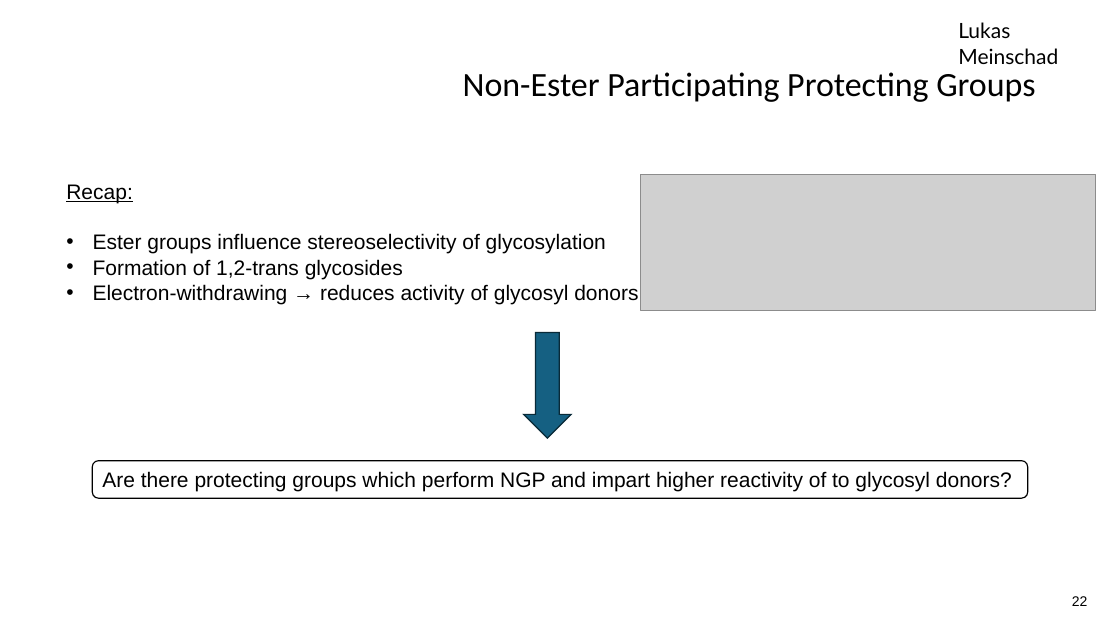
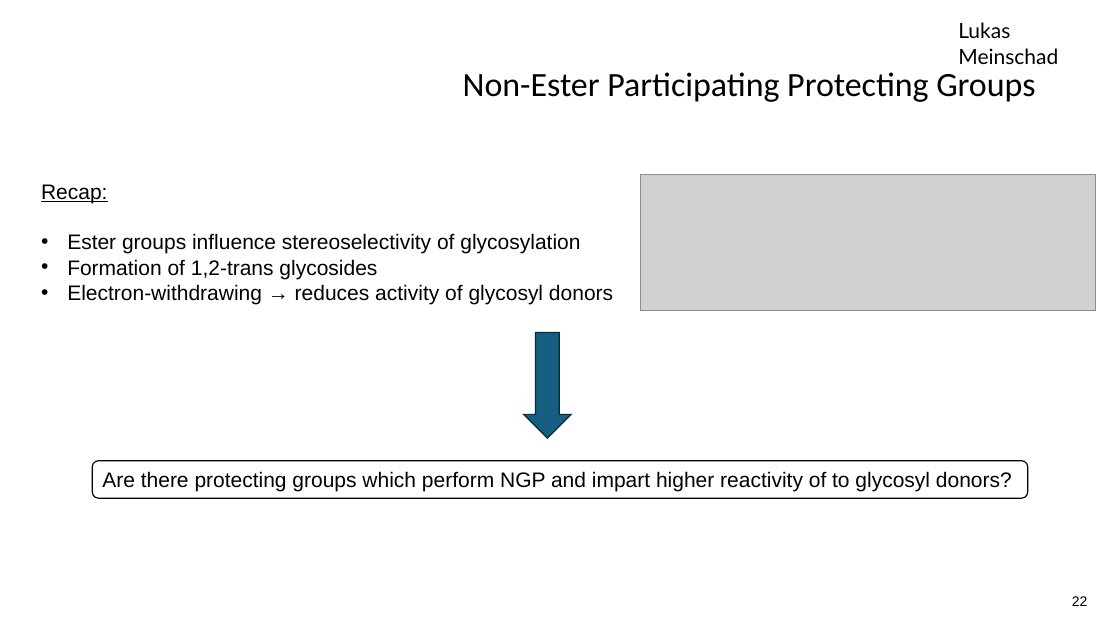
Before and after one commit to LukasMeinschad/Studium, a slide deck: slide 22 of Chemie/OC/Seminar/Seminartalk_OC_Lukas_Meinschad.pptx. Drawn at 1120x630 pixels with LibreOffice and Linux fonts; fonts in the diff are those of the drawing; grey boxes stand for pictures; background and template pictures are left out. Boxes give left, top, right and bottom in pixels: in the first picture for what was removed or moved away, otherwise in the second. Text is boxed around its words. In the diff, an @@ line names an element or a change of style, - is before the commit and + after.

```diff
--- a/Chemie/OC/Seminar/Seminartalk_OC_Lukas_Meinschad.pptx
+++ b/Chemie/OC/Seminar/Seminartalk_OC_Lukas_Meinschad.pptx
@@ text "Recap:": place and size @@
-text "Recap:" at [66, 184, 638, 304]
+text "Recap:" at [41, 184, 613, 304]
```
Also in this commit, not shown: 4 other slides changed, 4 other files.
